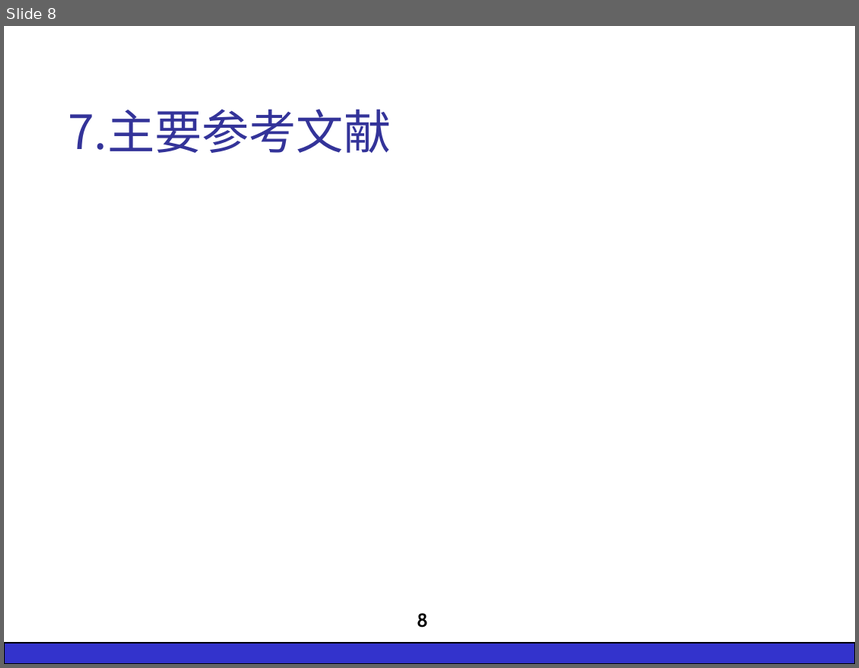
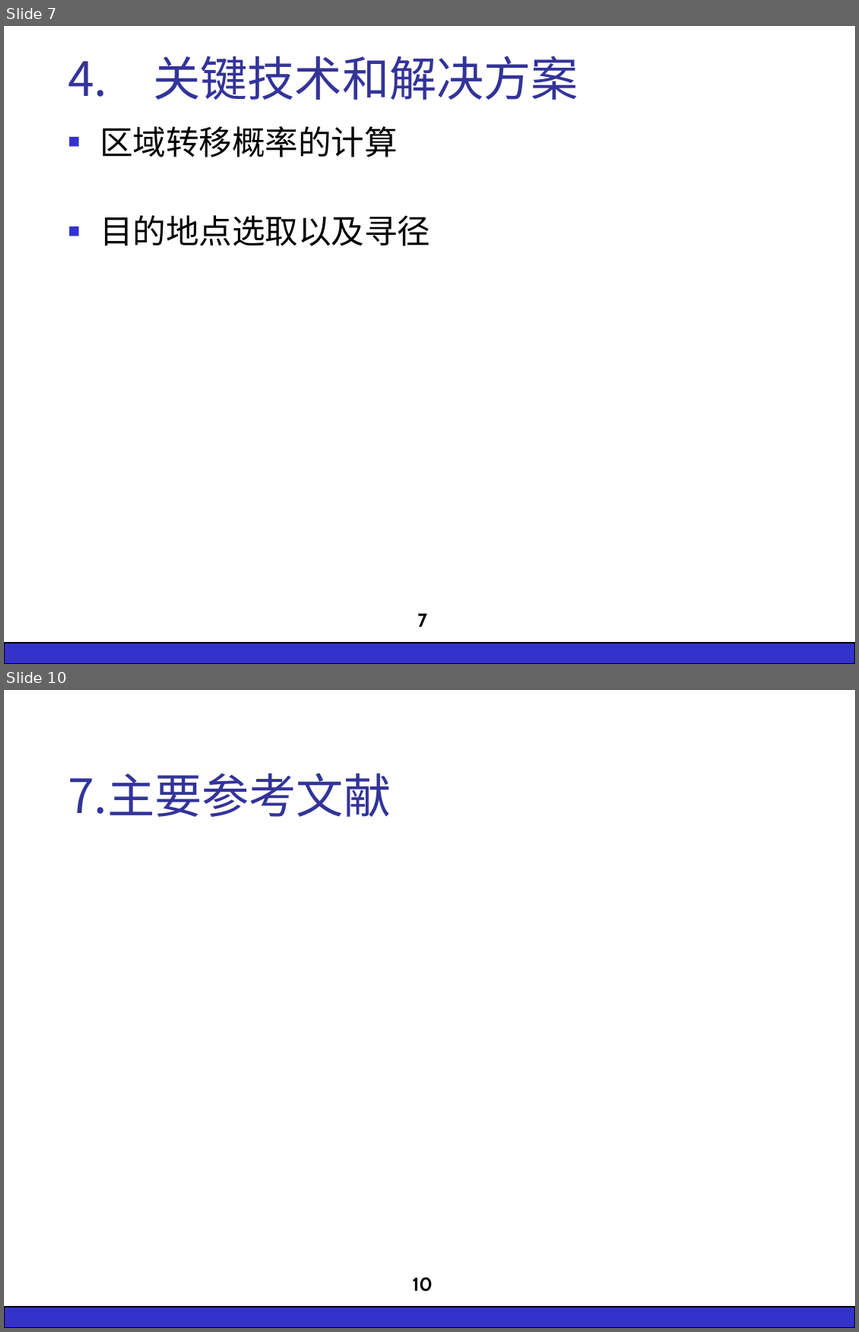
Before and after one commit to wsgan001/BigPaper, a slide deck: 开题/ZY1321222-杨文静-开题演示：基于海量交通数据挖掘的移动模型的研究与实现-20150321-0-ywj.ppt. Shown one above the other, each under a label of ours: slide 8 before the commit, slides 7 and 10 after it; the slides between them are not shown. The pictures are 859x668 and 859x1332 pixels, drawn with LibreOffice and Linux fonts; fonts in the diff are those of the drawing; background and template pictures are left out. Boxes give left, top, right and bottom in pixels: in the first picture for what was removed or moved away, otherwise in the second. Text is boxed around its words. In the diff, an @@ line names an element or a change of style, - is before the commit and + after.

```diff
--- a/开题/ZY1321222-杨文静-开题演示：基于海量交通数据挖掘的移动模型的研究与实现-20150321-0-ywj.ppt
+++ b/开题/ZY1321222-杨文静-开题演示：基于海量交通数据挖掘的移动模型的研究与实现-20150321-0-ywj.ppt
@@ slide 7 added at bbox=[4, 26, 855, 664], background #FFFFFF; not listed: 1 template element that a slide beside it also shows @@
@@ title added at bbox=[68, 56, 578, 100], 40 pt, text #333399 @@
+4. 关键技术和解决方案
@@ text added at bbox=[100, 126, 430, 246], 28 pt, text #000000 @@
+■ 区域转移概率的计算
+■ 目的地点选取以及寻径
@@ page number added at bbox=[417, 613, 427, 627], 16 pt, text #000000, bold @@
+7
@@ what was slide 8 is now slide 10 @@
@@ page number at bbox=[412, 1277, 433, 1292]: text changed @@
-8
+10
```
Also in this commit, not shown: 6 slides changed, 2 other slides added, 1 slide removed, 19 other files.
